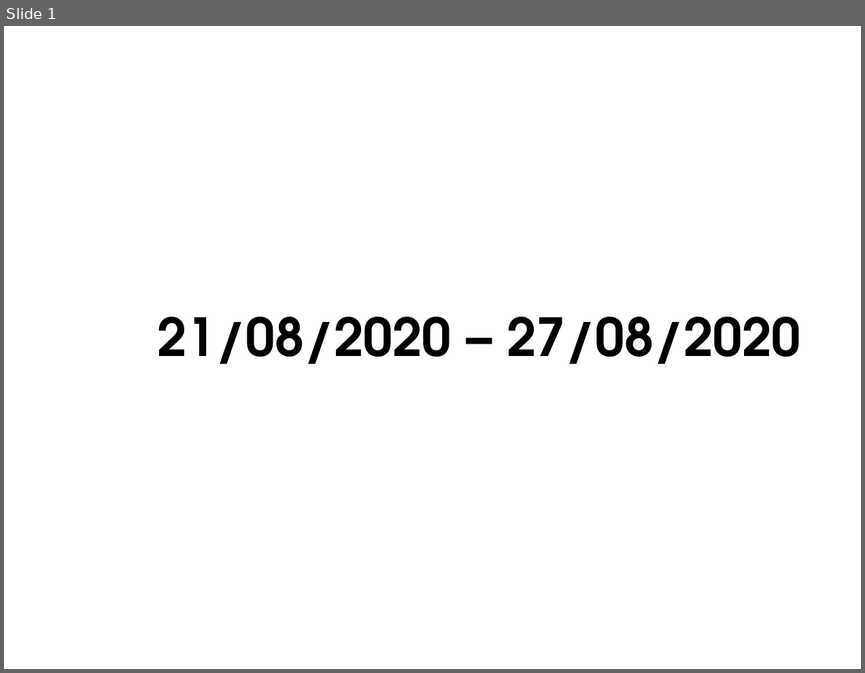
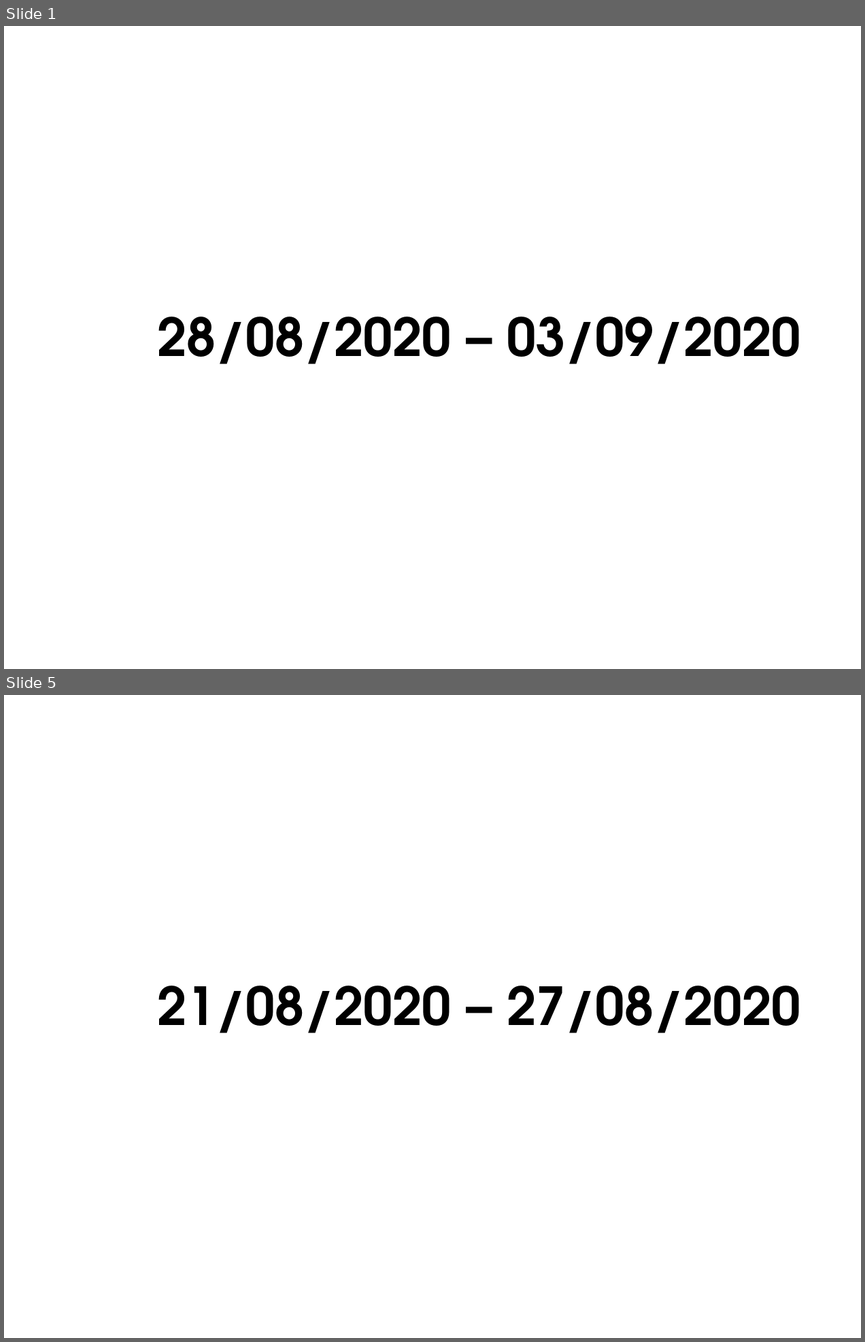
Before and after one commit to AXDELAROSA/CONTROL_QUALITY, a slide deck: Docs/IT_DEV_PEARL_LEATHER_QA_INSPECCION_27082020.pptx. Shown one above the other, each under a label of ours: slide 1 before the commit, slides 1 and 5 after it; the slides between them are not shown. The pictures are 865x673 and 865x1342 pixels, drawn with LibreOffice and Linux fonts; fonts in the diff are those of the drawing; background and template pictures are left out. Boxes give left, top, right and bottom in pixels: in the first picture for what was removed or moved away, otherwise in the second. Text is boxed around its words. In the diff, an @@ line names an element or a change of style, - is before the commit and + after.

```diff
--- a/Docs/IT_DEV_PEARL_LEATHER_QA_INSPECCION_27082020.pptx
+++ b/Docs/IT_DEV_PEARL_LEATHER_QA_INSPECCION_27082020.pptx
@@ slide 1 added at box(4, 26, 861, 669), background picture (left out) @@
@@ text added at box(157, 316, 801, 364), 44 pt, text #000000, bold @@
+28/08/2020 – 03/09/2020
@@ what was slide 1 is now slide 5 @@
```
Also in this commit, not shown: 3 other slides added, 9 other files.
